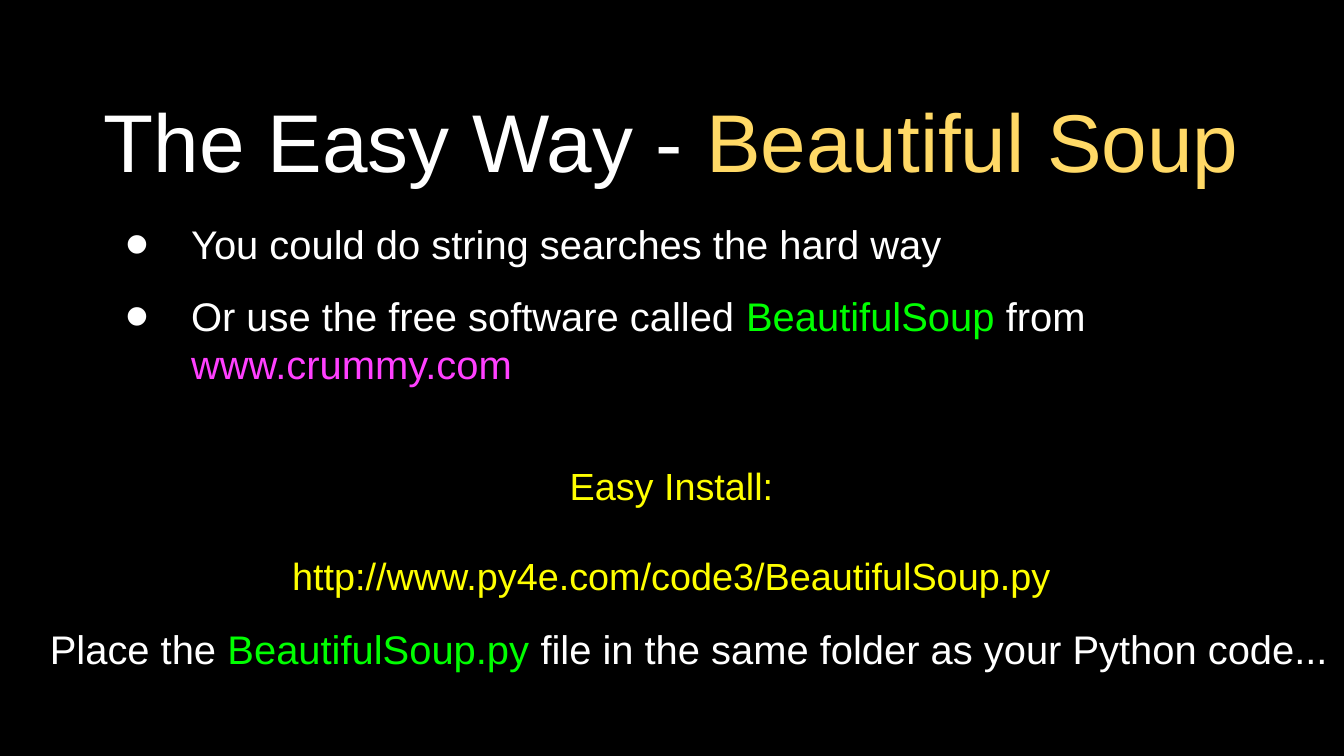
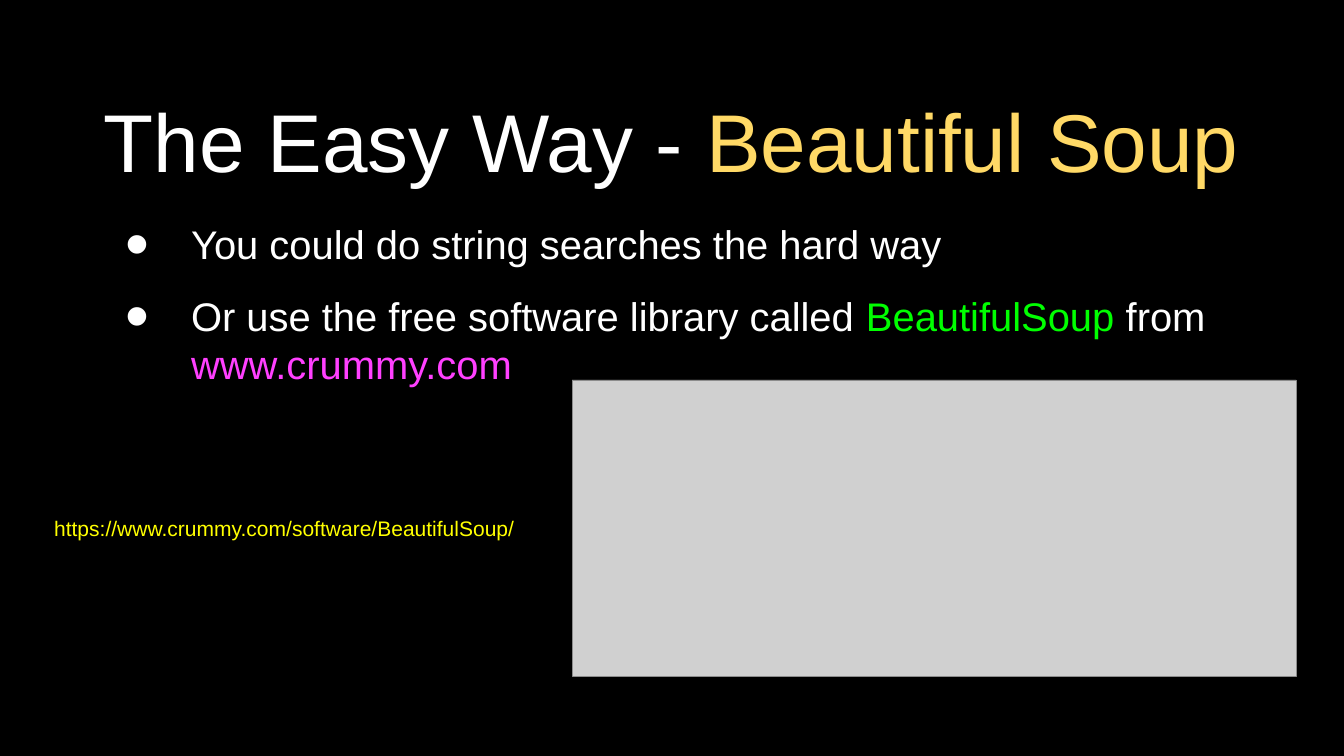
Before and after one commit to csev/py4e, a slide deck: slide 46 of lectures3/Pythonlearn-12-HTTP.pptx. Drawn at 1344x756 pixels with LibreOffice and Linux fonts; fonts in the diff are those of the drawing; grey boxes stand for pictures. Boxes give left, top, right and bottom in pixels: in the first picture for what was removed or moved away, otherwise in the second. Text is boxed around its words. In the diff, an @@ line names an element or a change of style, - is before the commit and + after.

Commit message:
Tweaks

```diff
--- a/lectures3/Pythonlearn-12-HTTP.pptx
+++ b/lectures3/Pythonlearn-12-HTTP.pptx
@@ text at [191,302,1206,387]: text changed @@
-• Or use the free software called BeautifulSoup from www.crummy.com
+• Or use the free software library called BeautifulSoup from www.crummy.com
@@ picture added at [572,380,1296,676] @@
@@ text removed at [292,472,1050,598] @@
-Easy Install:
-http://www.py4e.com/code3/BeautifulSoup.py
@@ text added at [54,520,514,540], 20 pt, text #FFFF00 @@
+https://www.crummy.com/software/BeautifulSoup/
@@ text removed at [50,635,1328,673] @@
-Place the BeautifulSoup.py file in the same folder as your Python code...
```
Also in this commit, not shown: 1 other slide changed.
